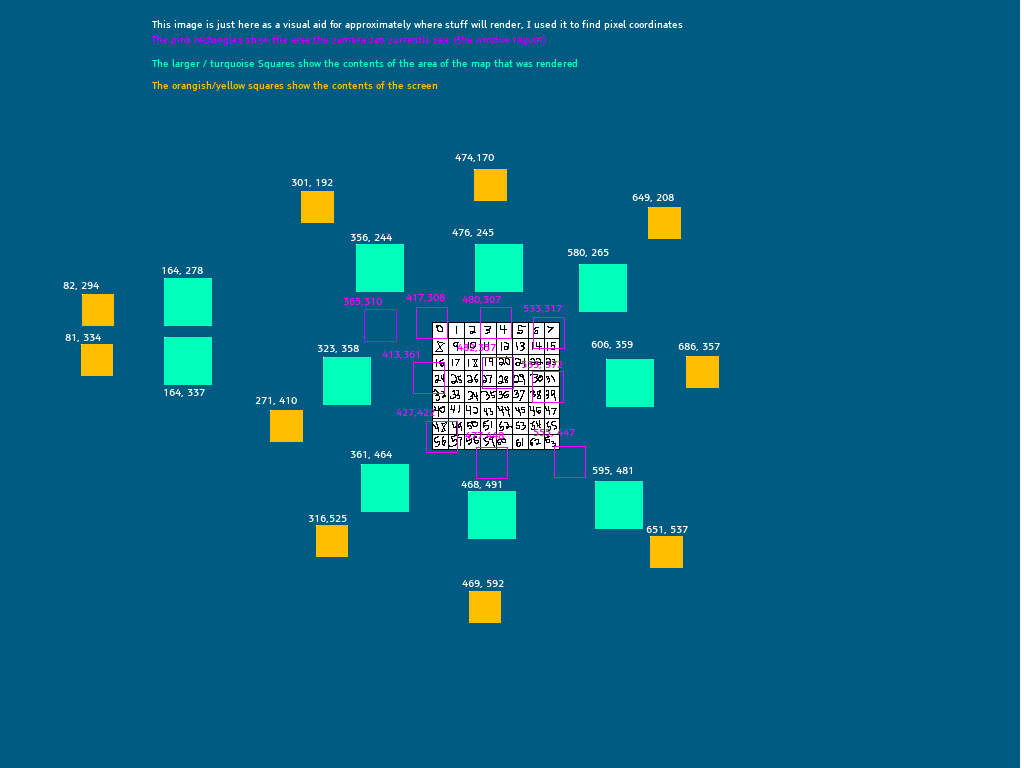
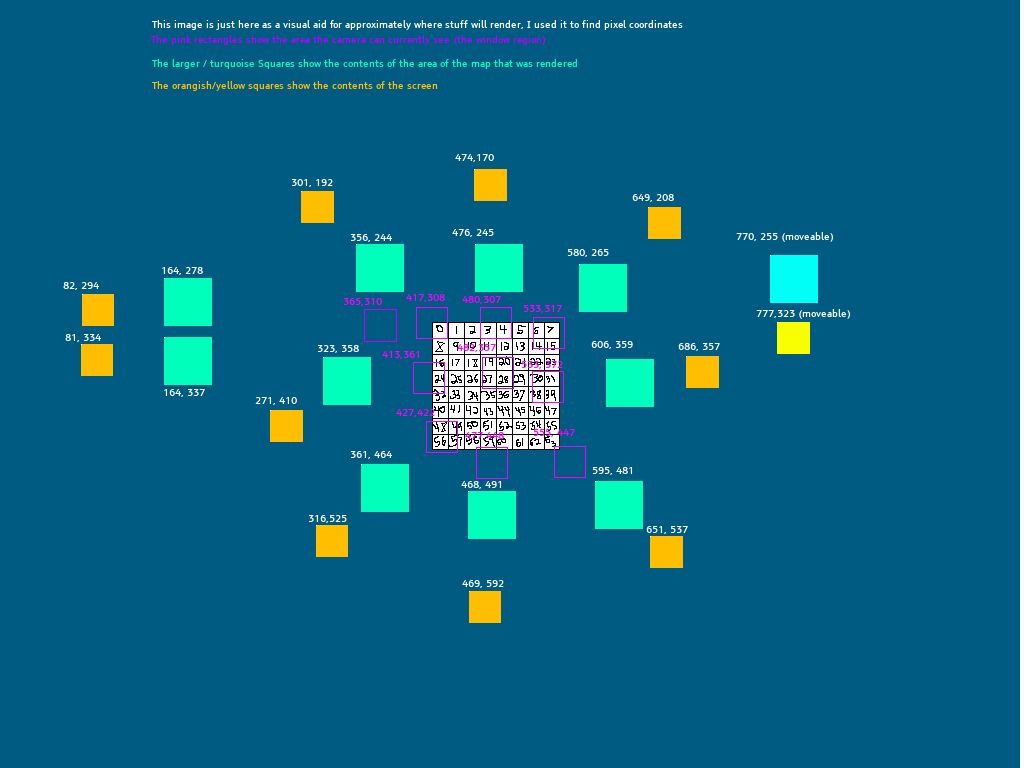
Layer changes from the first (1024, 768) image to the second:
added layer "777,323 (moveable)" above "770, 255 (moveable)" over [756, 309, 851, 319]
added layer "770, 255 (moveable)" above "roi" over [736, 232, 834, 242]
painted on "roi" over [770, 255, 818, 354]
